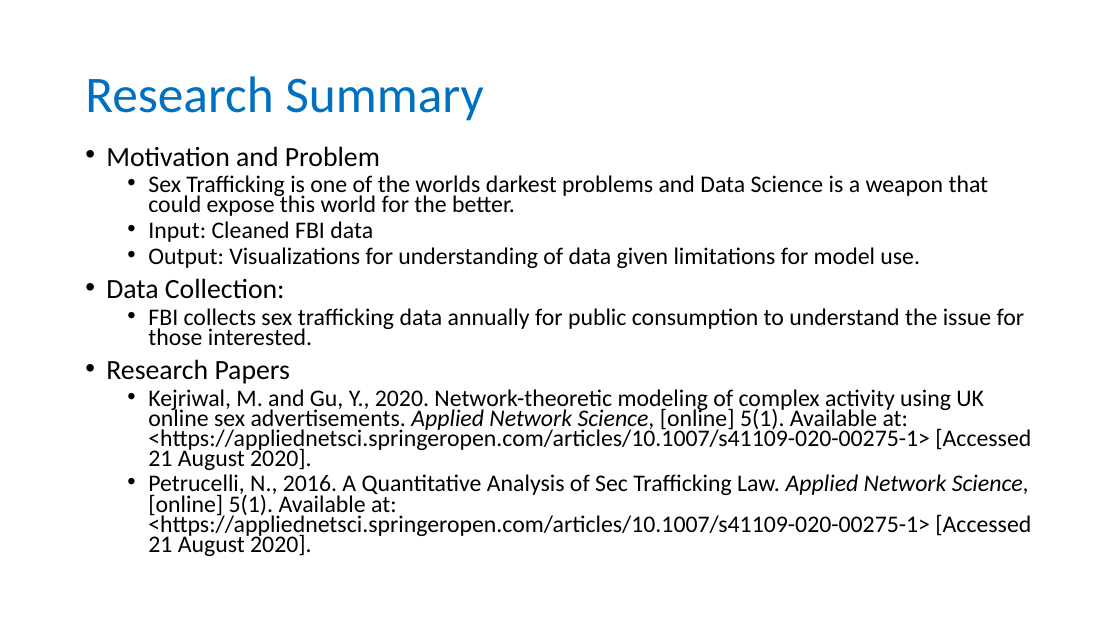
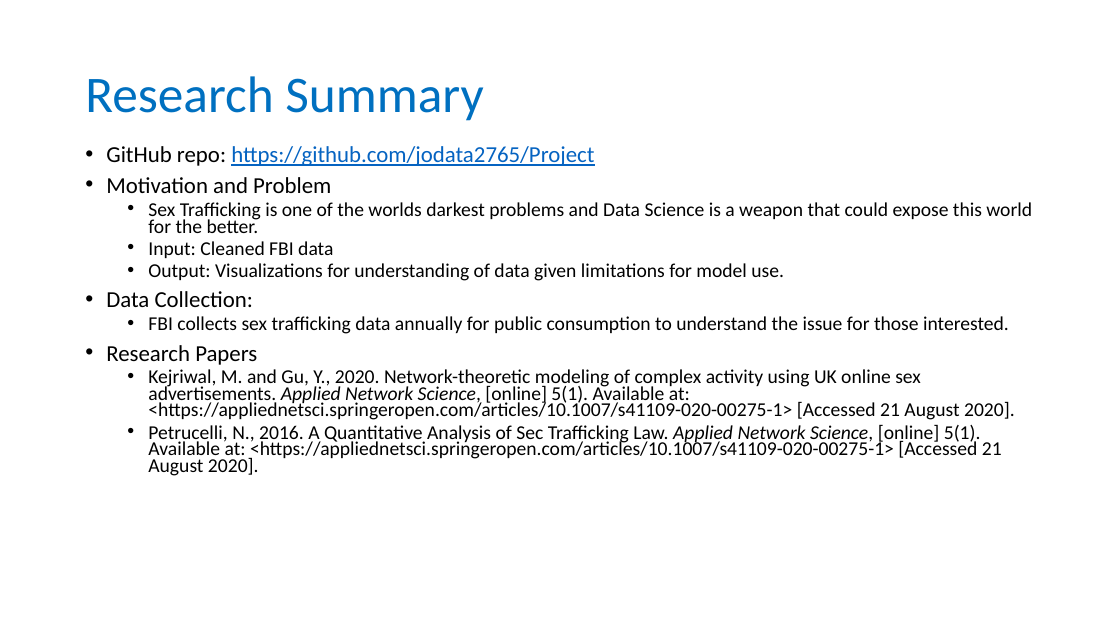
Before and after one commit to jodata2765/Project, a slide deck: slide 1 of Research Summary.pptx. Drawn at 1120x630 pixels with LibreOffice and Linux fonts; fonts in the diff are those of the drawing. Boxes give left, top, right and bottom in pixels: in the first picture for what was removed or moved away, otherwise in the second. Text is boxed around its words. In the diff, an @@ line names an element or a change of style, - is before the commit and + after.

```diff
--- a/Research Summary.pptx
+++ b/Research Summary.pptx
@@ text at bbox=[106, 146, 594, 166]: paragraph added @@
+• GitHub repo: https://github.com/jodata2765/Project
@@ text at bbox=[106, 177, 1032, 476]: size 23.8 to 19.6 pt in "Motivation and Problem", "Data Collection:", "Research Papers"; size 20.4 to 16.8 pt in "Sex Trafficking is one of the worlds ...", "Input: Cleaned FBI data", "Output: Visualizations for understanding of data given ...", "FBI collects sex trafficking data annually for ..." and 2 more places @@
```
